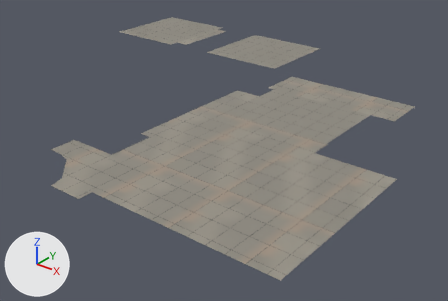
What one commit did to the glTF model art-source/predios-colonia-v001/export/colony-shared-floor-v001.glb.
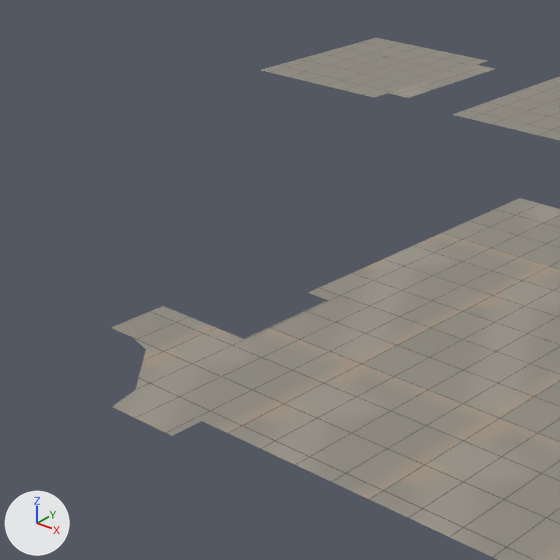
There are two pictures of each version: one whole from a camera (50 mm lens) standing at (33.8, -48.6, 17.7) and looking at (5.5, -13.1, -4.3), one close up on the part from 0% to 57% of the width and 0% to 85% of the height. Lighting does not change. The marker at lower left points along +X, +Y and +Z. The last two pictures show the newer version. Vertices at exactly the same position are counted once.

In view in the first close-up: 'ColonyFloor_Clean', 'ColonyFloor_Exterior'.
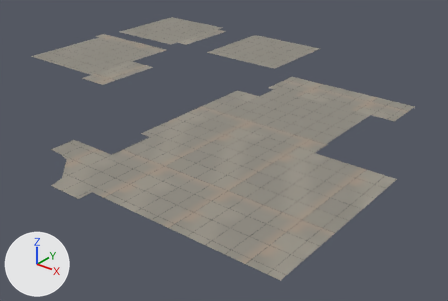
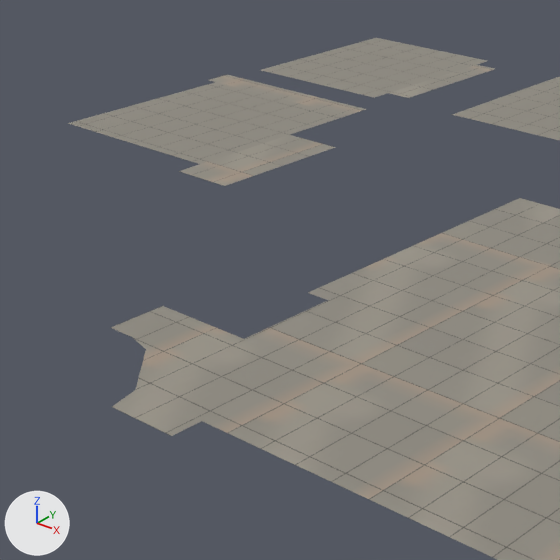
Boxes (x1, y1, x2, y2) around the edits, measured in the close-ups (560 x 560 px):
```json
{"object": "ColonyFloor_Clean", "change": "reshaped", "before": [261, 38, 560, 268], "after": [68, 38, 560, 268]}
{"part": 1, "of": "me_colonyfloor_exterior_tilepatio", "change": "added", "after": [179, 135, 335, 186]}
{"part": 2, "of": "me_colonyfloor_exterior_tilepatio", "change": "added", "after": [209, 75, 366, 116]}
{"part": 3, "of": "me_colonyfloor_clean_tilepatio", "change": "added", "after": [68, 82, 347, 164]}
```

The change, as JSON lines over the scene's bpy script:
```json
{"block": "me_colonyfloor_exterior_tilepatio", "where": "# used by ob_colonyfloor_exterior; location = (0.0, 0.0, 0.0)"}
{"op": "remove", "block": "me_colonyfloor_exterior_tilepatio", "code": "me_colonyfloor_exterior_tilepatio.from_pydata(...)  # 8875 vertices, 16036 faces; spans x -8.5..21.5, y -30.0..4.0, z 0.0"}
{"op": "add", "block": "me_colonyfloor_exterior_tilepatio", "code": "me_colonyfloor_exterior_tilepatio.from_pydata(...)  # 10247 vertices, 18366 faces; spans x -16.8..21.5, y -30.0..4.0, z 0.0"}
{"block": "me_colonyfloor_exterior_tilepatio", "change": "me_colonyfloor_exterior_tilepatio part 1: a new loose piece of 528 vertices spanning x -7.5..-4.8, y -16.5..-10.5, z 0.0, in mat_m_piso_patio_vcol"}
{"block": "me_colonyfloor_exterior_tilepatio", "change": "me_colonyfloor_exterior_tilepatio part 2: a new loose piece of 485 vertices spanning x -16.8..-7.5, y -7.0..-5.8, z 0.0, in mat_m_piso_patio_vcol"}
{"block": "me_colonyfloor_exterior_tilepatio", "change": "other edits to the shape of me_colonyfloor_exterior_tilepatio do not show in these pictures"}
{"block": "me_colonyfloor_clean_tilepatio", "where": "# used by ob_colonyfloor_clean; location = (0.0, 0.0, 0.0)"}
{"op": "remove", "block": "me_colonyfloor_clean_tilepatio", "code": "me_colonyfloor_clean_tilepatio.from_pydata(...)  # 4631 vertices, 8244 faces; spans x -16.2..15.7, y -14.9..4.2, z 0.0"}
{"op": "add", "block": "me_colonyfloor_clean_tilepatio", "code": "me_colonyfloor_clean_tilepatio.from_pydata(...)  # 6795 vertices, 12168 faces; spans x -16.2..15.7, y -15.4..4.2, z 0.0"}
{"block": "me_colonyfloor_clean_tilepatio", "change": "me_colonyfloor_clean_tilepatio part 3: a new loose piece of 2077 vertices spanning x -16.2..-7.5, y -15.4..-7.0, z 0.0, in mat_m_piso_patio_vcol"}
{"block": "me_colonyfloor_clean_tilepatio", "change": "other edits to the shape of me_colonyfloor_clean_tilepatio do not show in these pictures"}
```
